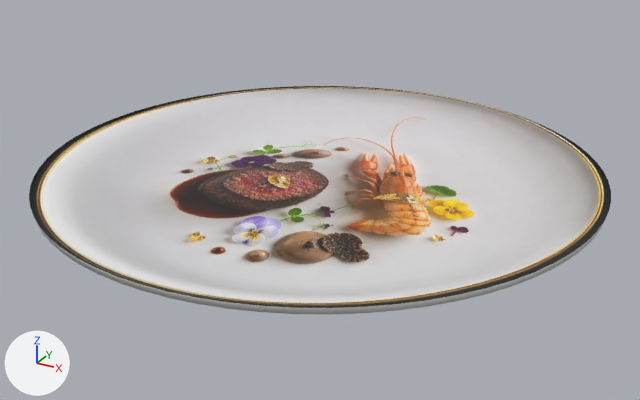
The glTF model public/demo/degustacao-maison.glb as it was, and as the next commit left it.
Camera for both pictures: a 50 mm camera at (0.193, -0.351, 0.182) aimed at (0.002, -0.004, 0.009). The lights are fixed; the arrows at lower left show +X, +Y and +Z. The picture after the commit comes second. Where no turn or scale is listed for an object, it has been applied to the vertices. Vertices at exactly the same position are counted once.

The first picture shows 'dish'.
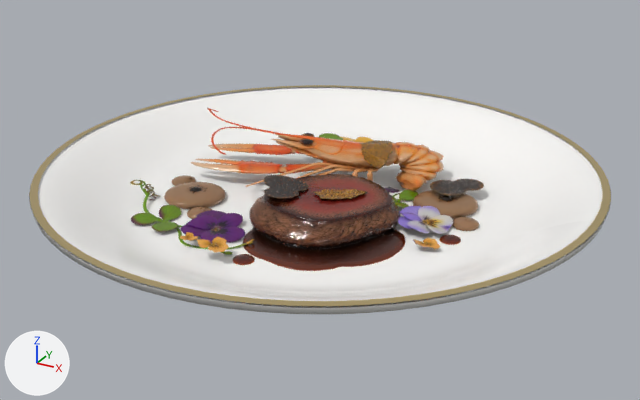
Where the change shows, as pixel boxes (x1, y1, x2, y2) in the pictures (640 x 400 px; the box of a moved part takes in the faces that stretch with it):
'dish', surface changed, reshaped: before (29, 86, 611, 314); after (29, 85, 611, 314)
'tripo_node_34af3e53-0e5c-4052-89ff-1d6222426385', added (orange): after (130, 108, 484, 271)
part 1 of me_mesh_0, added: after (30, 85, 611, 306)
part 2 of me_mesh_0, moved or reshaped: before (168, 146, 473, 269); after (168, 153, 472, 269)

Diff of the bpy script that builds the scene:
```diff
--- a/public/demo/degustacao-maison.glb.py
+++ b/public/demo/degustacao-maison.glb.py
@@ img_color_34af3e53_0e5c_4052_89ff_1d6222426385 @@
+img_color_34af3e53_0e5c_4052_89ff_1d6222426385 = load_image('Color_34af3e53-0e5c-4052-89ff-1d6222426385', '_unpacked/Color_34af3e53-0e5c-4052-89ff-1d6222426385', 1024, 1024, 'sRGB')
@@ img_normalgl_34af3e53_0e5c_4052_89ff_1d6222426385 @@
+img_normalgl_34af3e53_0e5c_4052_89ff_1d6222426385 = load_image('NormalGL_34af3e53-0e5c-4052-89ff-1d6222426385', '_unpacked/NormalGL_34af3e53-0e5c-4052-89ff-1d6222426385', 1024, 1024, 'Non-Color')
@@ img_orm_34af3e53_0e5c_4052_89ff_1d6222426385 @@
+img_orm_34af3e53_0e5c_4052_89ff_1d6222426385 = load_image('ORM_34af3e53-0e5c-4052-89ff-1d6222426385', '_unpacked/ORM_34af3e53-0e5c-4052-89ff-1d6222426385', 1024, 1024, 'Non-Color')
@@ mat_material_0 @@
 mat_material_0 = principled_material('Material_0')
-mat_material_0.texture = img_image_0
-mat_material_0.roughness = 0.55
+mat_material_0.base_color = (0.97, 0.96, 0.94)  # white #fcfaf8
+mat_material_0.roughness = 0.22
@@ mat_material_2 @@
+mat_material_2 = principled_material('Material_2')
+mat_material_2.base_color = (0.83, 0.66, 0.33)  # beige #ebd49b
+mat_material_2.metallic = 1.0
+mat_material_2.roughness = 0.3
@@ mat_tripo_material_34af3e53_0e5c_4052_89ff_1d6222426385 @@
+mat_tripo_material_34af3e53_0e5c_4052_89ff_1d6222426385 = bpy.data.materials.new('tripo_material_34af3e53-0e5c-4052-89ff-1d6222426385')
+# uses the picture img_color_34af3e53_0e5c_4052_89ff_1d6222426385
+# uses the picture img_normalgl_34af3e53_0e5c_4052_89ff_1d6222426385
+# uses the picture img_orm_34af3e53_0e5c_4052_89ff_1d6222426385
@@ me_mesh_0 @@
 # used by ob_dish; location = (0.0, 0.0, 0.0)
-me_mesh_0.from_pydata(...)  # 1973 vertices, 3888 faces; spans x -0.135..0.135, y -0.135..0.135, z 0.0..0.025
+me_mesh_0.from_pydata(...)  # 2119 vertices, 4032 faces; spans x -0.135..0.135, y -0.135..0.135, z 0.0..0.025
+# me_mesh_0 part 1: a new loose piece of 146 vertices spanning x -0.135..0.135, y -0.135..0.135, z 0.025, in mat_material_2 (beige #ebd49b)
+# me_mesh_0 part 2: 803 vertices moved from x -0.068..0.068, y -0.068..0.068, z 0.008..0.014 to x -0.068..0.068, y -0.068..0.068, z 0.007; 1 vertex removed from x 0.0, y 0.0, z 0.014; 1 vertex added at x 0.0, y 0.0, z 0.007
 me_mesh_0.materials.append(mat_material_0)
 me_mesh_0.materials.append(mat_material_1)
+me_mesh_0.materials.append(mat_material_2)  # beige #ebd49b
@@ me_tripo_mesh_34af3e53_0e5c_4052_89ff_1d6222426385 @@
+me_tripo_mesh_34af3e53_0e5c_4052_89ff_1d6222426385.from_pydata(...)  # 19978 vertices, 40000 faces; spans x -0.08..0.08, y -0.084..0.084, z -0.017..0.017
+me_tripo_mesh_34af3e53_0e5c_4052_89ff_1d6222426385.materials.append(mat_tripo_material_34af3e53_0e5c_4052_89ff_1d6222426385)
@@ ob_tripo_node_34af3e53_0e5c_4052_89ff_1d6222426385 @@
+ob_tripo_node_34af3e53_0e5c_4052_89ff_1d6222426385 = bpy.data.objects.new('tripo_node_34af3e53-0e5c-4052-89ff-1d6222426385', me_tripo_mesh_34af3e53_0e5c_4052_89ff_1d6222426385)
+ob_tripo_node_34af3e53_0e5c_4052_89ff_1d6222426385.location = (0.0, 0.0, 0.0232)
```
